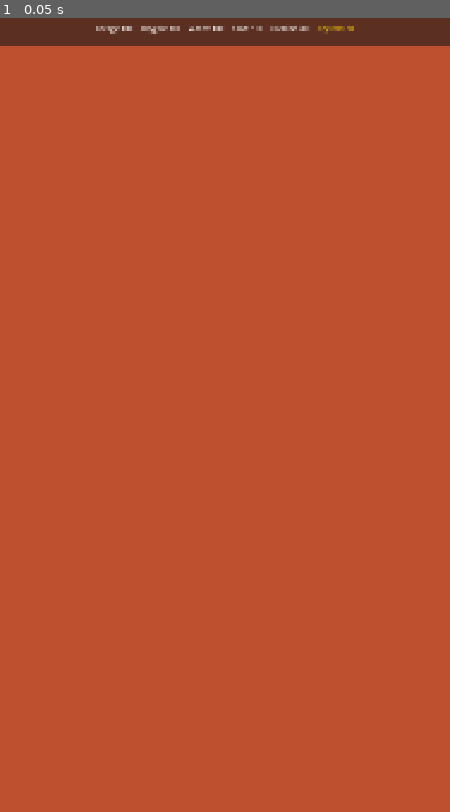
Above: before the commit, frame 1.
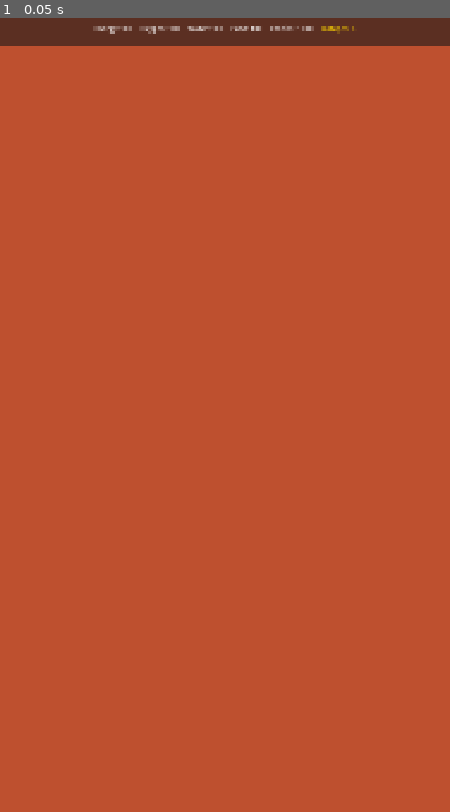
Above: after the commit, the same moment.

Repository: oguzkir/App-M
Game: Godot game, scene res://scenes/MainScene.tscn
Two runs of this game, one before a commit and one after it. Both use one fixed random seed, a clock stepped at 60 frames per second and the inputs below.
Inputs:
- Up to frame 1 (0.05 s): no input

The runs differ from the first frame. In frame 1, 0.2% of the frame differs, in the area x 20-79%, y 1-3%.

Commit message:
Implement TimeManager, EconomyManager, and Data-Driven Resource base classes

Diff:
--- a/project.godot
+++ b/project.godot
@@ -1,12 +1,28 @@
+; Engine configuration file.
+; It's best edited using the editor UI and not directly,
+; since the parameters that go here are not all obvious.
+;
+; Format:
+;   [section] ; section goes between []
+;   param=value ; assign values to parameters
+
 config_version=5
+
+[animation]
+
+compatibility/default_parent_skeleton_in_mesh_instance_3d=true
 
 [application]
 
 config/name="Mars Colony"
 run/main_scene="res://scenes/MainScene.tscn"
-config/features=PackedStringArray("4.x", "Forward Plus")
+config/features=PackedStringArray("4.6", "Forward Plus")
+config/icon="res://icon.svg"
 
-config/icon="res://icon.svg"
+[autoload]
+
+EconomyManager="*res://scripts/core/EconomyManager.gd"
+TimeManager="*res://scripts/core/TimeManager.gd"
 
 [display]
 
@@ -19,7 +35,3 @@
 
 renderer/rendering_method="mobile"
 textures/vram_compression/import_etc2_astc=true
-
-[autoload]
-
-ResourceManager="*res://scripts/ResourceManager.gd"
--- /dev/null
+++ b/resources/buildings/OxygenGenerator.tres
@@ -0,0 +1,12 @@
+[gd_resource type="Resource" script_class="BuildingResource" load_steps=2 format=3 uid="uid://b1n2m3a4b5c6d7"]
+
+[ext_resource type="Script" path="res://scripts/core/BuildingResource.gd" id="1_script"]
+
+[resource]
+script = ExtResource("1_script")
+building_name = "Oksijen Jeneratörü"
+description = "Koloni için hayati oksijen üretir."
+base_cost = 250
+construction_time = 5.0
+production_type = "oxygen"
+production_amount = 2.0
--- a/scripts/TopBar.gd
+++ b/scripts/TopBar.gd
@@ -8,16 +8,13 @@
 @onready var crystals_label = $Panel/HBoxContainer/CrystalsLabel
 
 func _ready():
-	# Assuming ResourceManager is an Autoload (Singleton) named 'GameManager' or similar
-	# For now, we'll try to find it or wait for it to be registered.
-	# In a real Godot setup, you'd register it in project.godot.
-	update_ui(ResourceManager.resources)
-	ResourceManager.resources_changed.connect(update_ui)
+	update_ui(EconomyManager.resources)
+	EconomyManager.economy_updated.connect(update_ui)
 
 func update_ui(resources):
-	energy_label.text = "Energy: " + str(resources["energy"])
-	oxygen_label.text = "Oxygen: " + str(resources["oxygen"])
-	water_label.text = "Water: " + str(resources["water"])
-	food_label.text = "Food: " + str(resources["food"])
-	credits_label.text = "Credits: " + str(resources["credits"])
-	crystals_label.text = "Crystals: " + str(resources["mars_crystals"])
+	energy_label.text = "Energy: " + str(int(resources["energy"]))
+	oxygen_label.text = "Oxygen: " + str(int(resources["oxygen"]))
+	water_label.text = "Water: " + str(int(resources["water"]))
+	food_label.text = "Food: " + str(int(resources["food"]))
+	credits_label.text = "Credits: " + str(int(resources["credits"]))
+	crystals_label.text = "Isotopes: " + str(int(resources["isotopes"]))
--- /dev/null
+++ b/scripts/core/BuildingResource.gd
@@ -0,0 +1,15 @@
+extends Resource
+class_name BuildingResource
+
+@export var building_name: String = "Building"
+@export var description: String = ""
+@export var base_cost: int = 100
+@export var construction_time: float = 10.0 # In seconds
+
+@export_group("Production")
+@export var production_type: String = "credits"
+@export var production_amount: float = 1.0 # Base production per tick
+
+@export_group("Visuals")
+@export var icon: Texture2D
+@export var sprite: Texture2D
--- /dev/null
+++ b/scripts/core/EconomyManager.gd
@@ -0,0 +1,53 @@
+extends Node
+
+# Singleton: EconomyManager
+# Based on Mars Tycoon Master Plan
+
+signal economy_updated(new_state)
+
+var resources = {
+	"credits": 1000,
+	"isotopes": 5,    # Premium Currency (Wait-or-Pay)
+	"oxygen": 100,
+	"energy": 100,
+	"water": 100,
+	"food": 100,
+	"moral": 100     # Global Moral Multiplier
+}
+
+# Active boosters
+var speed_booster: float = 1.0 # 2x multiplier from RVs etc.
+
+func _ready():
+	# Update loop for real-time production
+	var timer = Timer.new()
+	timer.wait_time = 1.0 # Process every second
+	timer.autostart = true
+	timer.timeout.connect(_on_tick)
+	add_child(timer)
+
+func _on_tick():
+	# Real-time production logic would go here
+	pass
+
+func add_resource(type: String, amount: float):
+	if resources.has(type):
+		resources[type] += amount
+		emit_signal("economy_updated", resources)
+
+func consume_resource(type: String, amount: float) -> bool:
+	if resources.has(type) and resources[type] >= amount:
+		resources[type] -= amount
+		emit_signal("economy_updated", resources)
+		return true
+	return false
+
+# Master Plan Formula: Effective_Production = (Base * Legacy_Bonus) * (Moral / 100) * Active_Booster
+func calculate_production(base: float, legacy_bonus: float) -> float:
+	return (base * legacy_bonus) * (resources["moral"] / 100.0) * speed_booster
+
+func process_offline_production(seconds: int):
+	# Calculate total production while offline
+	# This requires iterating through active buildings (to be implemented)
+	print("Processing offline production for ", seconds, " seconds...")
+	# Placeholder for actual building iteration logic
--- /dev/null
+++ b/scripts/core/ManagerResource.gd
@@ -0,0 +1,19 @@
+extends Resource
+class_name ManagerResource
+
+enum Tier { T1, T2, T3, T4, T5 }
+enum Sector { INDUSTRIAL, CIVIL, LOGISTICS }
+
+@export var manager_name: String = "Manager"
+@export var tier: Tier = Tier.T1
+@export var sector: Sector = Sector.INDUSTRIAL
+
+@export_group("Stats")
+@export var efficiency_bonus: float = 0.1 # 10% bonus
+@export var miracle_desc: String = ""
+
+@export_group("Legacy")
+@export var legacy_bonus: float = 0.05 # Permanent bonus after retirement
+
+@export_group("Visuals")
+@export var portrait: Texture2D
--- /dev/null
+++ b/scripts/core/TimeManager.gd
@@ -0,0 +1,36 @@
+extends Node
+
+# Singleton: TimeManager
+# Responsible for offline progress and time-based calculations
+
+var last_save_time: int = 0
+
+func _ready():
+	last_save_time = load_time()
+	calculate_offline_progress()
+
+func save_time():
+	var current_time = Time.get_unix_time_from_system()
+	var config = ConfigFile.new()
+	config.set_value("time", "last_unix", current_time)
+	config.save("user://time_data.cfg")
+
+func load_time() -> int:
+	var config = ConfigFile.new()
+	var err = config.load("user://time_data.cfg")
+	if err == OK:
+		return config.get_value("time", "last_unix", Time.get_unix_time_from_system())
+	return Time.get_unix_time_from_system()
+
+func calculate_offline_progress():
+	var current_time = Time.get_unix_time_from_system()
+	var elapsed_seconds = current_time - last_save_time
+
+	if elapsed_seconds > 60: # Only trigger if away for more than a minute
+		print("Welcome back! You were away for ", elapsed_seconds, " seconds.")
+		# Trigger EconomyManager to calculate resource production
+		if has_node("/root/EconomyManager"):
+			get_node("/root/EconomyManager").process_offline_production(elapsed_seconds)
+
+func get_current_unix_time() -> int:
+	return Time.get_unix_time_from_system()
--- a/ui/TopBar.tscn
+++ b/ui/TopBar.tscn
@@ -44,5 +44,5 @@
 
 [node name="CrystalsLabel" type="Label" parent="Panel/HBoxContainer"]
 layout_mode = 2
-text = "Crystals: 10"
+text = "Isotopes: 5"
 theme_override_colors/font_color = Color(1, 0.843137, 0, 1)
Not shown, added: scripts/CameraControl.gd.uid
Not shown, added: scripts/ResourceManager.gd.uid
Not shown, added: scripts/TopBar.gd.uid
